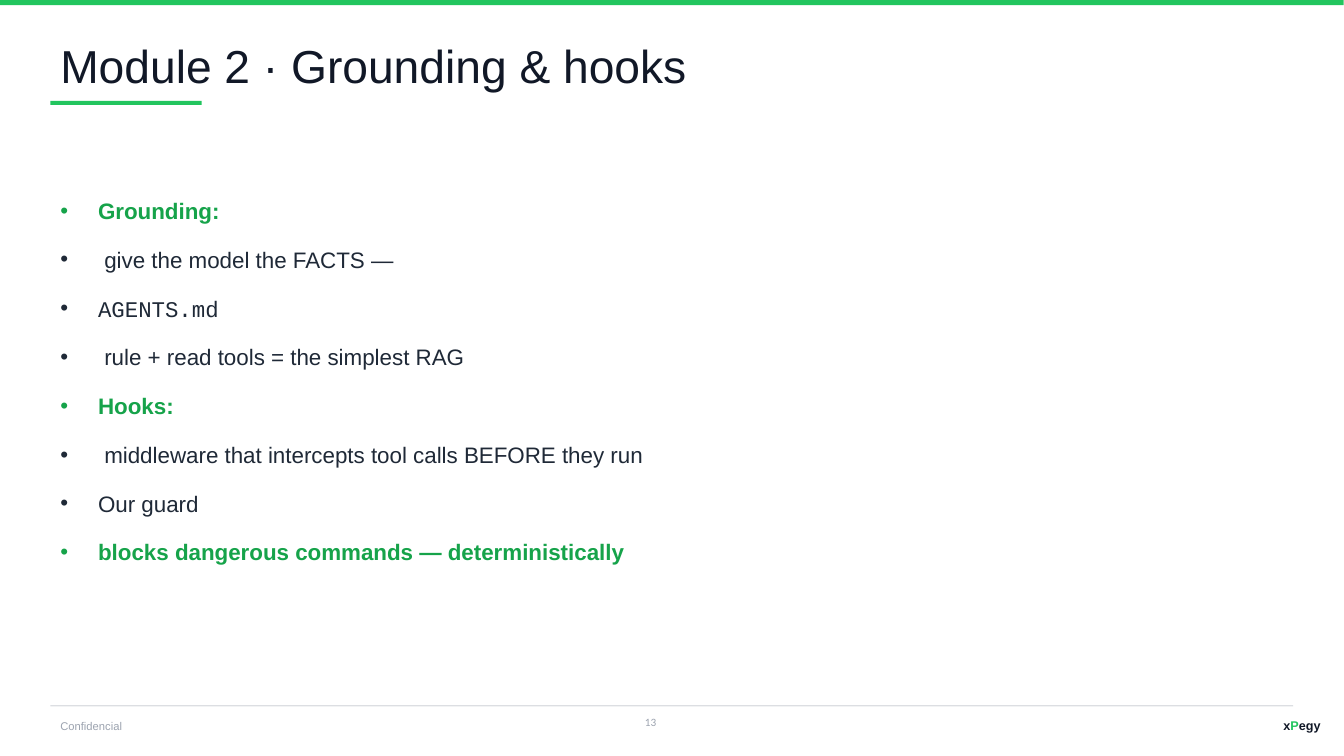
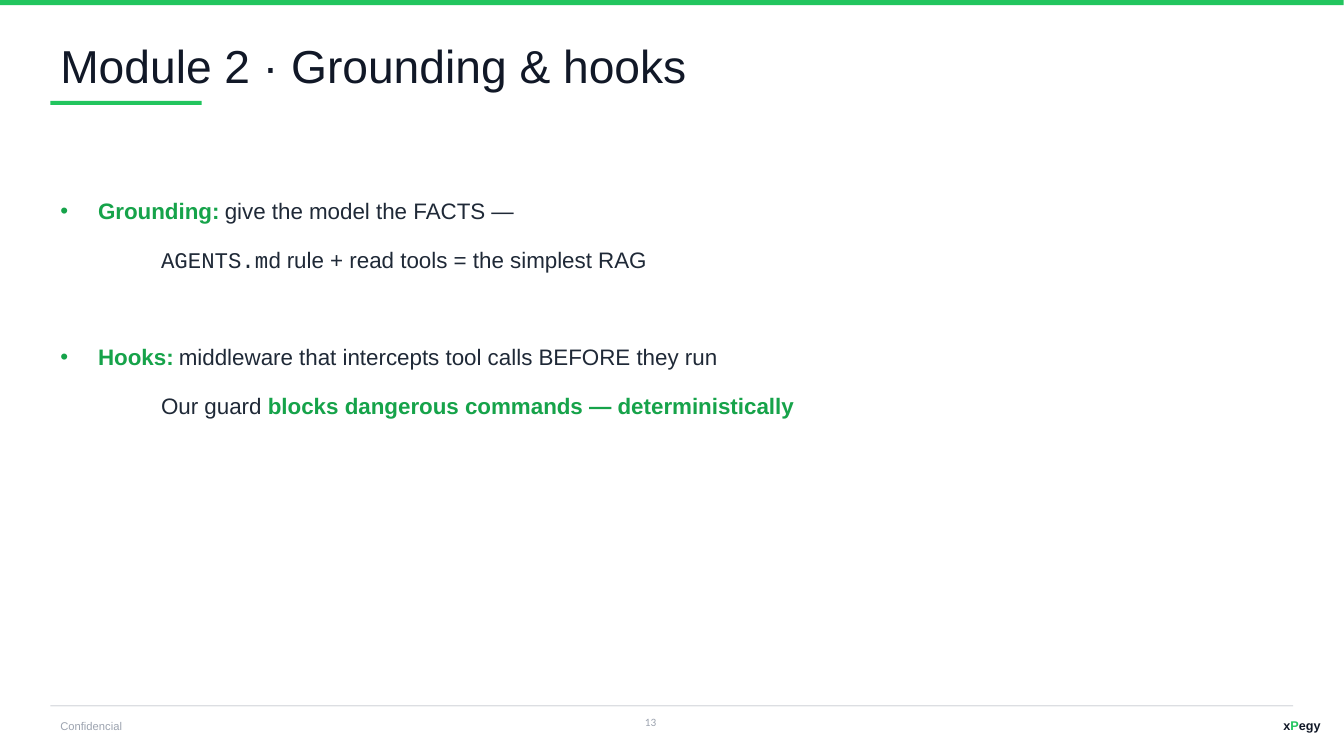
Before and after one commit to JaviPege/mundus-ai-programming-course, a slide deck: slide 13 of AI-EBike-Fleet-Manager-Workshop.pptx. Drawn at 1344x756 pixels with LibreOffice and Linux fonts; fonts in the diff are those of the drawing. Boxes give left, top, right and bottom in pixels: in the first picture for what was removed or moved away, otherwise in the second. Text is boxed around its words. In the diff, an @@ line names an element or a change of style, - is before the commit and + after.

```diff
--- a/AI-EBike-Fleet-Manager-Workshop.pptx
+++ b/AI-EBike-Fleet-Manager-Workshop.pptx
@@ text at <box>98,202,794,419</box>: text changed @@
-• Grounding:
-• give the model the FACTS —
-• AGENTS.md
-• rule + read tools = the simplest RAG
-• Hooks:
-• middleware that intercepts tool calls BEFORE they run
-• Our guard
-• blocks dangerous commands — deterministically
+• Grounding: give the model the FACTS —
+AGENTS.md rule + read tools = the simplest RAG
+• Hooks: middleware that intercepts tool calls BEFORE they run
+Our guard blocks dangerous commands — deterministically
```
Also in this commit, not shown: 13 other slides changed.
